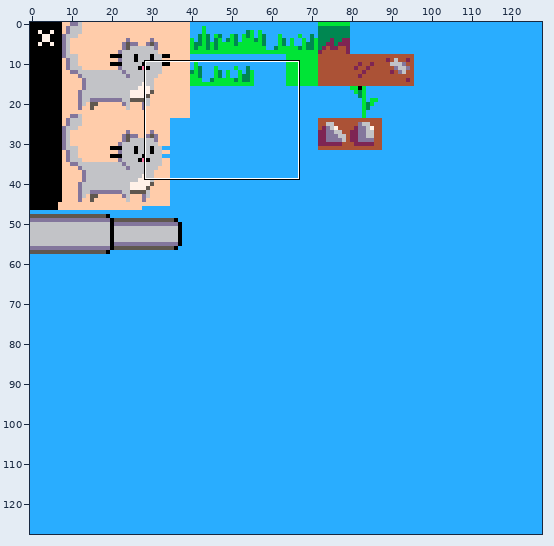
One commit to this sprite sheet: kitten-cannon-sprites.png. The first picture is a wide view before the edit; the outline marks the close-up.
Close-up. Before the edit:
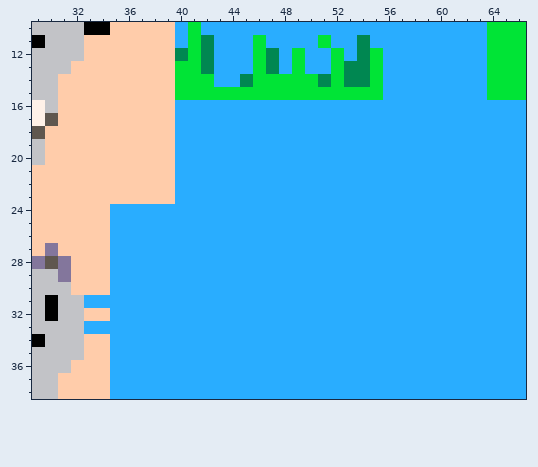
The file is 128x128 pixels. Shown: x 29..66, y 10..38.
New version:
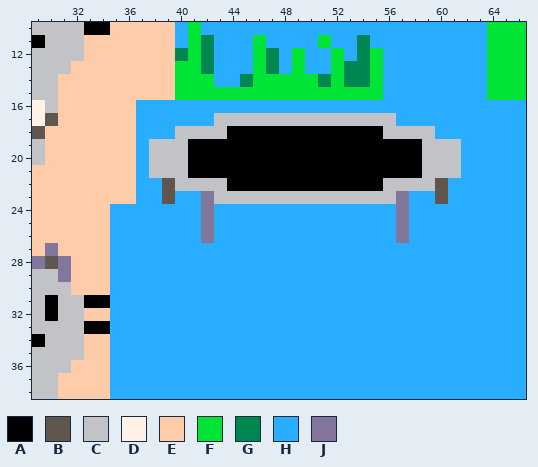
Palette (. is transparent): A #000000  B #5f574f  C #c2c3c7  D #fff1e8  E #ffccaa  F #00e436  G #008751  H #29adff  J #83769c
The edit:
y 16: x 37..39 EEE -> HHH
y 17: x 37..39 EEE -> HHH; x 43..56 HHHHHHHHHHHHHH -> CCCCCCCCCCCCCC
y 18: x 37..59 EEEHHHHHHHHHHHHHHHHHHHH -> HHHCCCCAAAAAAAAAAAACCCC
y 19..21: x 37..61 EEEHHHHHHHHHHHHHHHHHHHHHH -> HCCCAAAAAAAAAAAAAAAAAACCC
y 22: x 37..60 EEEHHHHHHHHHHHHHHHHHHHHH -> HHBCCCCAAAAAAAAAAAACCCCB
y 23: x 37..39 EEE -> HHB; x 42..57 HHHHHHHHHHHHHHHH -> JCCCCCCCCCCCCCCJ; x 60 H -> B
y 24..26: x 42 H -> J; x 57 H -> J
y 31: x 33..34 HH -> AA
y 33: x 33..34 HH -> AA
